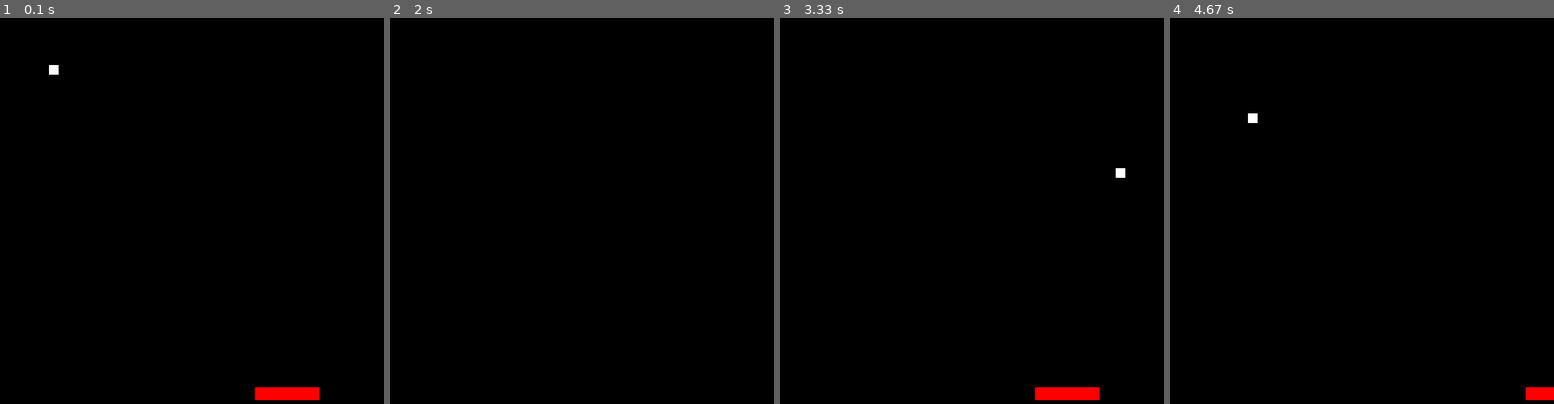
Above: before the commit, frames 1-4 (left to right).
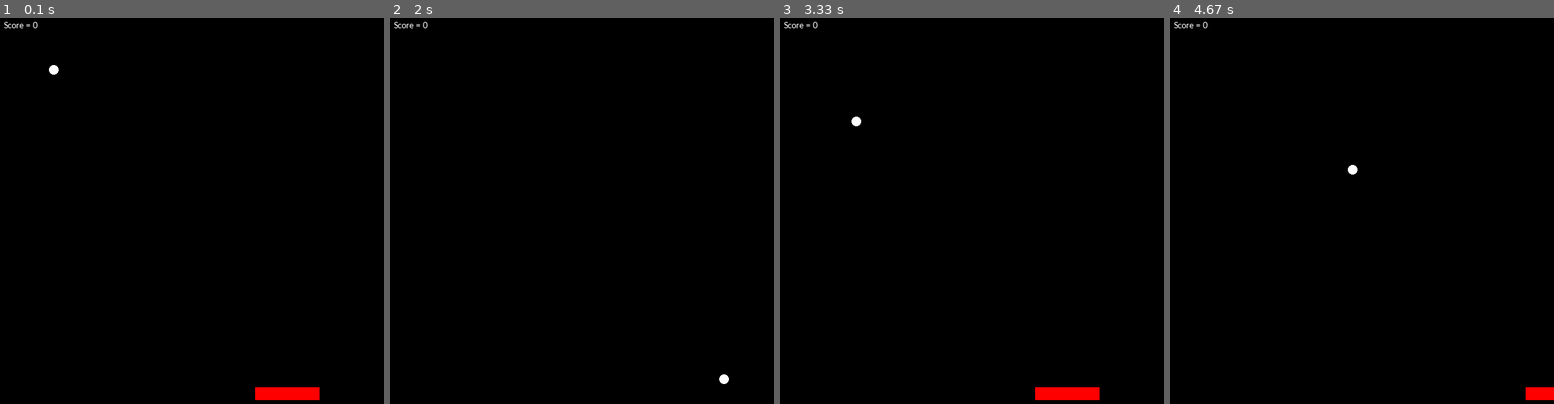
Above: after the commit, the same moments.

Repository: Kaushalvashisth/pygames
Game: pygame game, started from pong_game.py
Same seed, same stepped clock (60 frames per second), same inputs: the game is played once before the commit and once after it.
Inputs:
- Up to frame 1 (0.1 s): no input
- Up to frame 2 (2 s): hold Right 0.33-0.8 s; hold Up 0.83-1.13 s; hold Right 1.17-1.63 s; hold Left from 1.67 s (still down)
- Up to frame 3 (3.33 s): release Left at 2.2 s; hold Down 2.23-2.53 s; hold Left 2.57-2.97 s
- Up to frame 4 (4.67 s): hold Right 3.4-4.03 s; hold Down 4.07-4.43 s; hold Left from 4.47 s (still down)

The runs differ from the first frame. In frame 1, less than 0.1% of the frame differs, in the area x 1-16%, y 1-15%; in frame 2, 0.1%; in frame 3, 0.2%, in the area x 1-90%, y 1-42%; in frame 4, 0.2%.

Commit message:
Update pong_game.py
Changed the ball to an ellipse shape.
changed ball_x > 785: to ball_x > 580 so that ball stays on the screen

Please accept my changes
Cheers!

Diff:
--- a/pong_game.py
+++ b/pong_game.py
@@ -1,92 +1,72 @@
 import pygame
 
+BLACK = (0, 0, 0)
 
+WHITE = (255, 255, 255)
 
-BLACK = (0,0,0)
+RED = (255, 0, 0)
 
-WHITE = (255,255,255)
+GREEN = (0, 255, 0)
 
-RED = (255,0,0)
-
-GREEN = (0,255,0)
-
-BLUE = (0,0,255)
-
-
+BLUE = (0, 0, 255)
 
 pygame.init()
 
+# Initializing the display window
 
-
-#Initializing the display window
-
-size = (600,800)
+size = (600, 800)
 
 screen = pygame.display.set_mode(size)
 
 pygame.display.set_caption("pong")
 
-
-
-#Starting coordinates of the paddle
+# Starting coordinates of the paddle
 
 rect_x = 400
 
 rect_y = 580
 
-
-
-#initial speed of the paddle
+# initial speed of the paddle
 
 rect_change_x = 0
 
 rect_change_y = 0
 
-
-
-#initial position of the ball
+# initial position of the ball
 
 ball_x = 50
 
 ball_y = 50
 
-
-
-#speed of the ball
+# speed of the ball
 
 ball_change_x = 5
 
 ball_change_y = 5
 
+score = 0
+fps = 0
 
 
-score = 0
+# draws the paddle. Also restricts its movement between the edges
 
+# of the window.
 
-
-#draws the paddle. Also restricts its movement between the edges
-
-#of the window.
-
-def drawrect(screen,x,y):
-
+def drawrect(screen, x, y):
     if x <= 0:
-
         x = 0
 
     if x >= 699:
-
         x = 699
 
-    pygame.draw.rect(screen,RED,[x,y,100,20])
+    pygame.draw.rect(screen, RED, [x, y, 100, 20])
 
 
-
-#game's main loop
+# game's main loop
 
 done = False
 
-clock=pygame.time.Clock()
+clock = pygame.time.Clock()
 
 while not done:
 
@@ -106,13 +86,13 @@
 
                 rect_change_x = 6
 
-            #elif event.key == pygame.K_UP:
+            # elif event.key == pygame.K_UP:
 
-                #rect_change_y = -6
+            # rect_change_y = -6
 
-            #elif event.key == pygame.K_DOWN:
+            # elif event.key == pygame.K_DOWN:
 
-                #rect_change_y = 6'''
+            # rect_change_y = 6'''
 
         elif event.type == pygame.KEYUP:
 
@@ -130,72 +110,58 @@
 
     rect_y += rect_change_y
 
-
-
     ball_x += ball_change_x
 
     ball_y += ball_change_y
 
+    # this handles the movement of the ball.
 
+    if ball_x < 0:
 
-
-
-    #this handles the movement of the ball.
-
-    if ball_x<0:
-
-        ball_x=0
+        ball_x = 0
 
         ball_change_x = ball_change_x * -1
 
-    elif ball_x>785:
+    elif ball_x > 580:
 
-        ball_x=785
+        ball_x = 580
 
         ball_change_x = ball_change_x * -1
 
-    elif ball_y<0:
+    elif ball_y < 0:
 
-        ball_y=0
+        ball_y = 0
 
         ball_change_y = ball_change_y * -1
 
-    elif ball_x>rect_x and ball_x<rect_x+100 and ball_y==565:
+    elif ball_x > rect_x and ball_x < rect_x + 100 and ball_y == 565:
 
         ball_change_y = ball_change_y * -1
 
         score = score + 1
 
-    elif ball_y>600:
+    elif ball_y > 600:
 
         ball_change_y = ball_change_y * -1
 
         score = 0
 
-    pygame.draw.rect(screen,WHITE,[ball_x,ball_y,15,15])
+    pygame.draw.ellipse(screen, WHITE, [ball_x, ball_y, 15, 15])
 
+    # drawball(screen,ball_x,ball_y)
 
+    drawrect(screen, rect_x, rect_y)
 
-    #drawball(screen,ball_x,ball_y)
+    # score board
 
-    drawrect(screen,rect_x,rect_y)
-
-
-
-    #score board
-
-    font= pygame.font.SysFont('Calibri', 15, False, False)
+    font = pygame.font.SysFont('Calibri', 15, False, False)
 
     text = font.render("Score = " + str(score), True, WHITE)
 
-    screen.blit(text,[600,100])
-
-
+    screen.blit(text, [10, 10])
 
     pygame.display.flip()
 
     clock.tick(60)
 
-
-
 pygame.quit()
